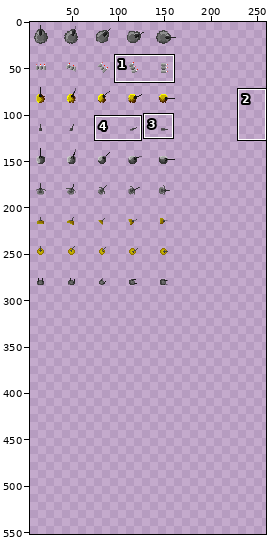
File history of a sprite sheet, sprites/towers.png. Above: a wide view before the commit, with the close-up outlined.
Close-up. Before the commit:
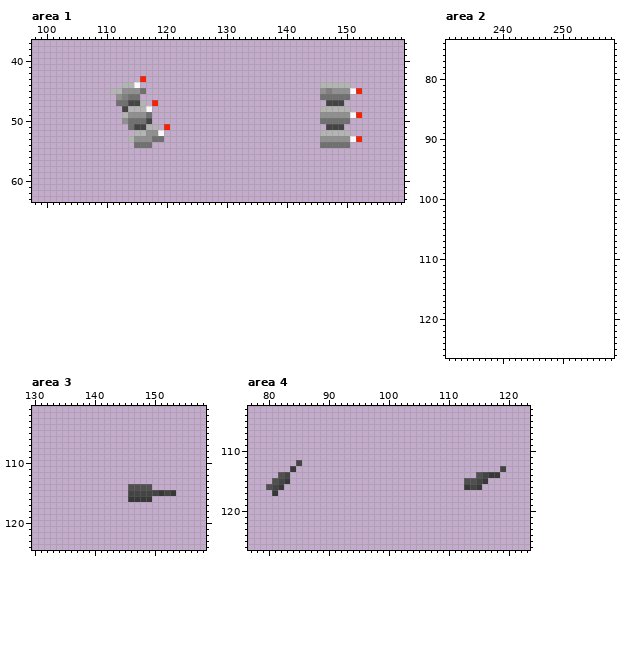
The file is 165x297 pixels. Shown: area 1: x 98..159, y 37..63; area 2: x 231..258, y 74..126; area 3: x 130..158, y 101..124; area 4: x 77..123, y 103..126. The old version is drawn lined up with the new one, on the new canvas. The wide view leaves out empty margins. The commit also changed other parts of the picture, which this record leaves out.
Once edited:
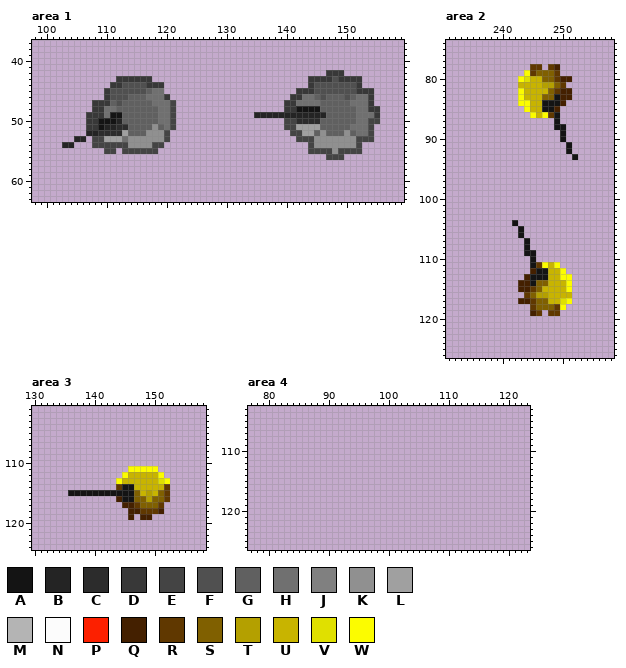
Palette (. is transparent): A #141414  B #242424  C #2c2c2c  D #383838  E #444444  F #505050  G #606060  H #707070  J #808080  K #909090  L #a0a0a0  M #b4b4b4  N #fcfcfc  P #fc2000  Q #442000  R #603800  S #806000  T #b4a000  U #c8b400  V #e0e000  W #fcfc00
Edits made:
canvas 165x297 -> 264x594
Changed rows in their new state; - is an unchanged pixel.
Area 1:
first column x 103:
42 --------------------------------------------DDD------
43 ---------DDDDDD--------------------------DDDDFDDDD---
44 --------DDFFFFDDD------------------------DFFFFFFFD---
45 -------DFFFFFFGHH----------------------DDDFFFFFFFDDD-
46 -------DFFFGGGHHHD--------------------DDHHGFGGGFGHHD-
47 -----DDDGFGGGGGHHHE------------------DDHHHHGGGGGHHHD-
48 -----DDHHGGGGGGGHHE------------------DDAAAAGGGGGGHHDD
49 ----DDDHAAGGGGGGHHE-------------BBBBBBBBBBBBGGGGGHHHD
50 ----DDAAABGGGGGGHHE------------------EECCCCGGGGGGHHEE
51 ----DDABBCCGGGGKGHE------------------EELLLLGGGGGHHHE-
52 ----BBCCCCLGGG--KE--------------------EELLGKGGGKGHHE-
53 --BB-EELLLHK---KKE---------------------EEEK-----KEEE-
54 BB---EEEEEEKKKKEE------------------------EKKKKKKKE---
55 -------EE-EEEEEE-------------------------EEEEKEEEE---
56 --------------------------------------------EEE------
Area 2:
first column x 243:
 78 --RR-RQ---
 79 -WRSSSR---
 80 WVUUSSRQQ-
 81 UUUUTTSR--
 82 WUUUUSRQQ-
 83 WUUUSSAQQ-
 84 WWUUAAAQ--
 85 -WUUAAQ---
 86 --WUWRA---
 87 ------A---
 88 ------AA--
 89 -------A--
 90 -------A--
 91 --------A-
 92 --------A-
 93 ---------A
first column x 242:
104 A---------
105 -A--------
106 -A--------
107 --A-------
108 --A-------
109 --AA------
110 ---A------
111 ---ARWUW--
112 ---QAAUUW-
113 --QAAAUUWW
114 -QQASSUUUW
115 -QQRSUUUUW
116 --RSTTUUUU
117 -QQRSSUUVW
118 ---RSSSRW-
119 ---QR-RR--
Area 3:
first column x 136:
111 ----------WWWWW---
112 ---------WUUUUUW--
113 --------WUUUUUUVW-
114 --------RAAUUUUUR-
115 AAAAAAAAAAASUTUSR.
116 --------QAASSTSSR-
117 ---------QQRSSSR--
118 ----------QQRRRQ--
119 ----------Q-QQ----
Area 4:
first column x 80:
112 -----.----------------------------------
113 ----.----------------------------------.
114 --..-------------------------------....-
115 -...-----------------------------....---
116 ...------------------------------...----
117 -.--------------------------------------
Boxes around the changes in both close-ups, in picture pixels (x1, y1, x2, y2):
changed: (254, 70, 380, 160)
changed: (62, 76, 176, 154)
added: (518, 64, 578, 160)
added: (512, 220, 572, 316)
changed: (68, 466, 176, 520)
erased: (266, 460, 302, 496)
erased: (464, 466, 506, 490)
